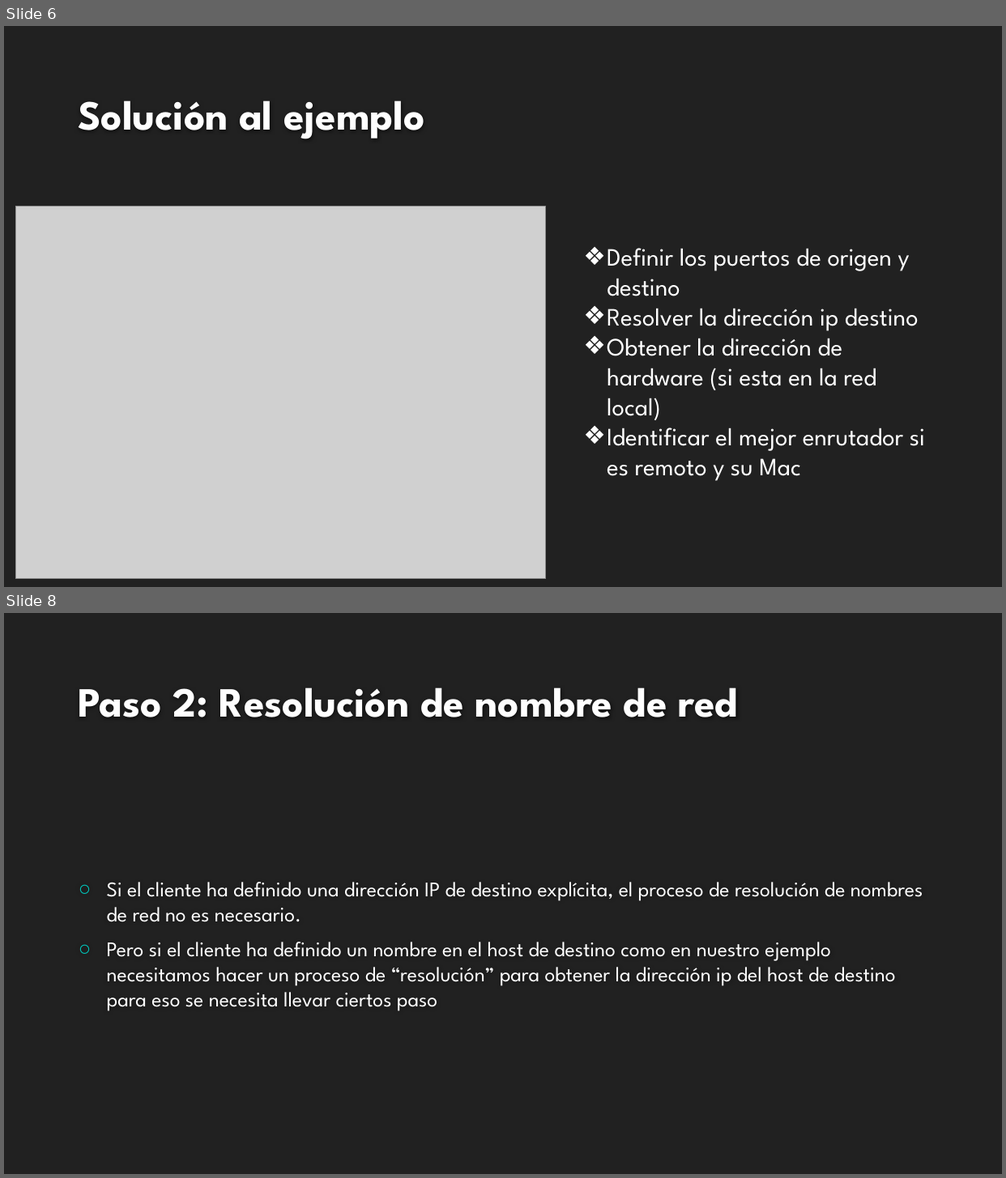
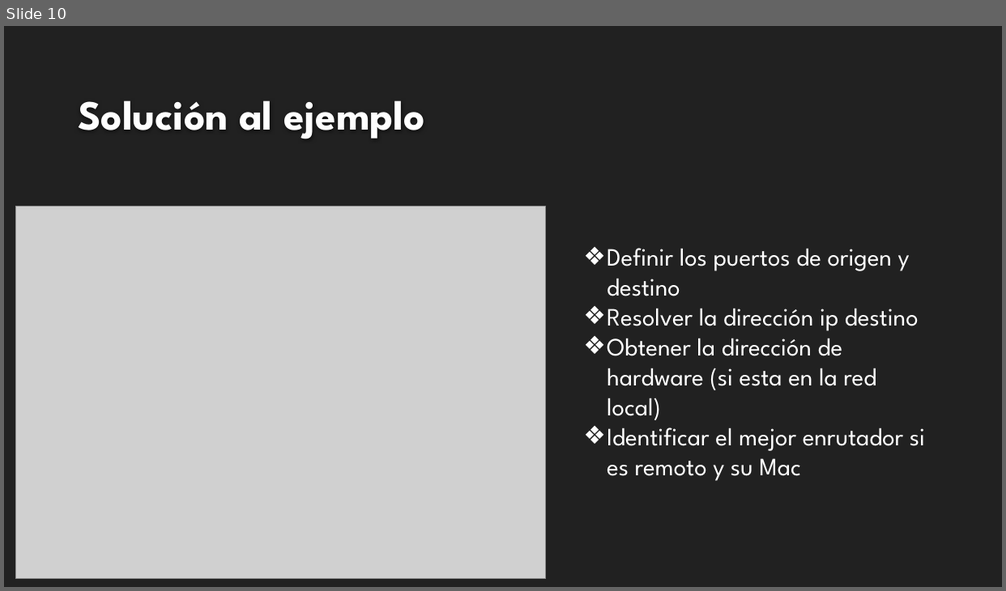
Before and after one commit to Omar-Vazquez-C/Tareas-Telecom, a slide deck: Presentacion Chapter 14 Vazquez Canto Andres.pptx. Shown one above the other, each under a label of ours: slides 6 and 8 before the commit, slide 10 after it; the slides between them are not shown. The pictures are 1006x1178 and 1006x591 pixels, drawn with LibreOffice and Linux fonts; fonts in the diff are those of the drawing; grey boxes stand for pictures; background and template pictures are left out. Boxes give left, top, right and bottom in pixels: in the first picture for what was removed or moved away, otherwise in the second. Text is boxed around its words. In the diff, an @@ line names an element or a change of style, - is before the commit and + after.

```diff
--- a/Presentacion Chapter 14 Vazquez Canto Andres.pptx
+++ b/Presentacion Chapter 14 Vazquez Canto Andres.pptx
@@ slide 8 removed at box(4, 613, 1002, 1174), background #212121 @@
@@ title removed at box(78, 688, 739, 717) @@
-Paso 2: Resolución de nombre de red
@@ text removed at box(107, 882, 923, 1012) @@
-○ Si el cliente ha definido una dirección IP de destino explícita, el proceso de resolución de nombres de red no es necesario.
-○ Pero si el cliente ha definido un nombre en el host de destino como en nuestro ejemplo necesitamos hacer un proceso de “resolución” para obtener la dirección ip del host de destino para eso se necesita llevar ciertos paso
@@ what was slide 6 is now slide 10 @@
```
Also in this commit, not shown: 3 slides changed, 5 slides added, 8 other slides removed.
